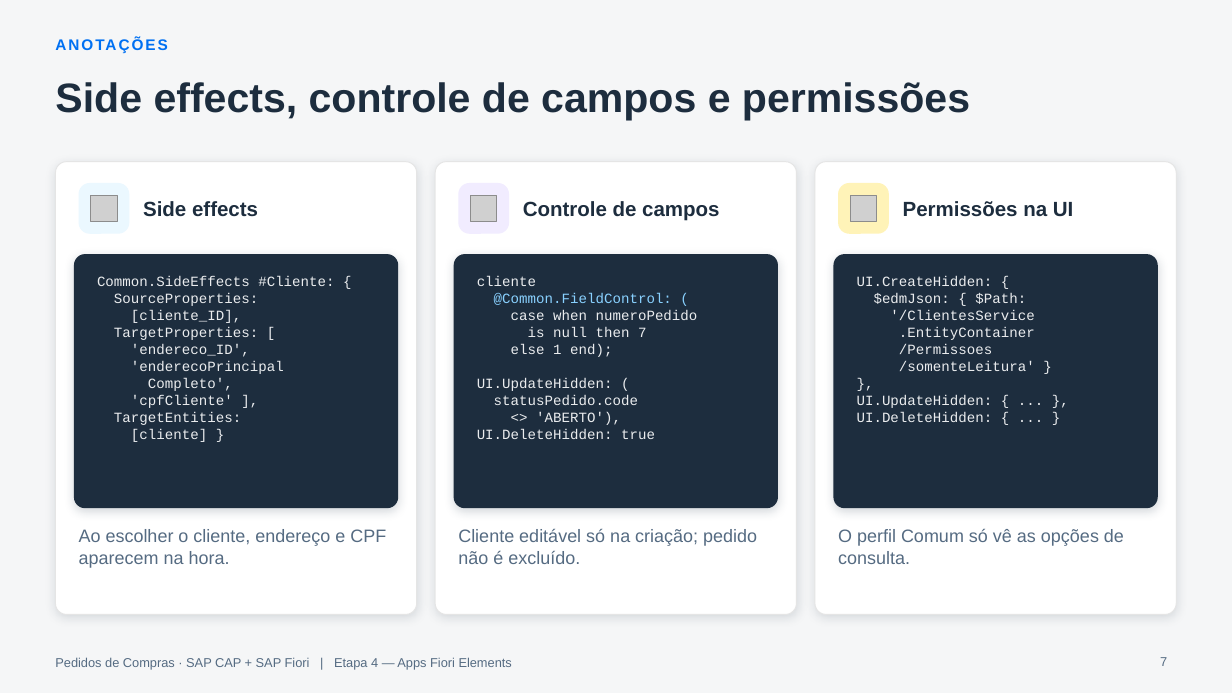
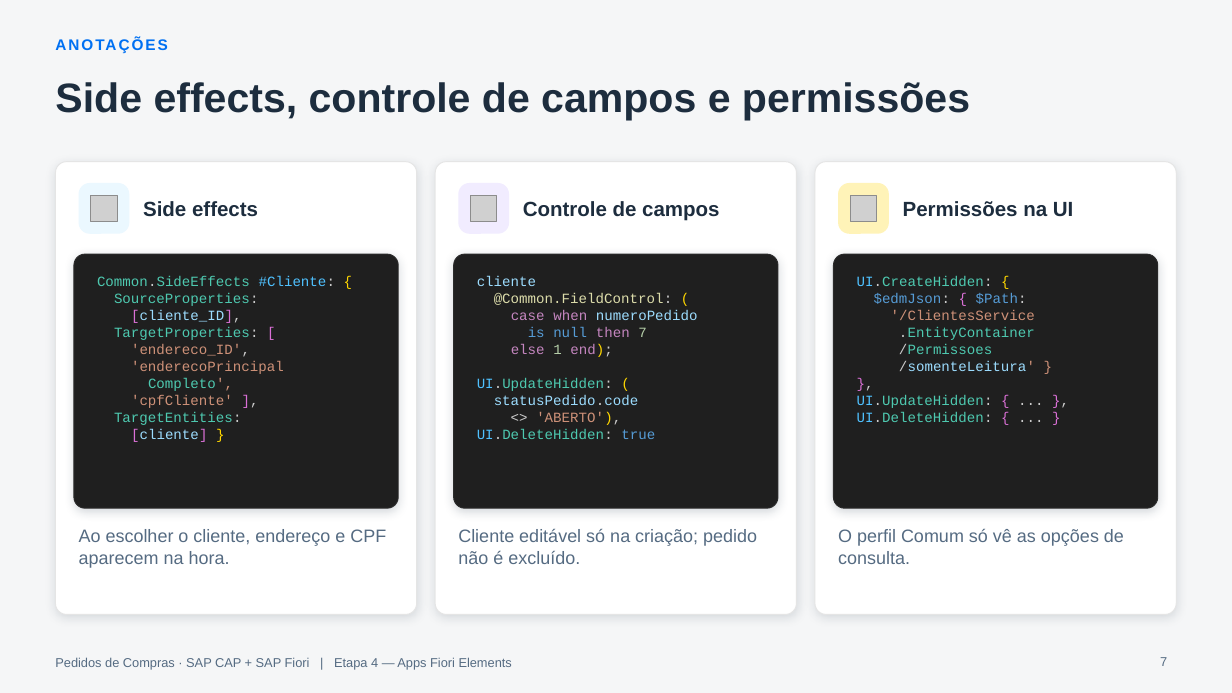
Before and after one commit to AdrianoBispo/sap-cap-nodejs-pedidos-de-compras-app, a slide deck: slide 7 of docs/apresentacoes/04-apps-fiori-elements.pptx. Drawn at 1232x693 pixels with LibreOffice and Linux fonts; fonts in the diff are those of the drawing; grey boxes stand for pictures. Boxes give left, top, right and bottom in pixels: in the first picture for what was removed or moved away, otherwise in the second. Text is boxed around its words. In the diff, an @@ line names an element or a change of style, - is before the commit and + after.

```diff
--- a/docs/apresentacoes/04-apps-fiori-elements.pptx
+++ b/docs/apresentacoes/04-apps-fiori-elements.pptx
@@ fill #1D2D3E to #1F1F1F; outline none to #2B2B2B 0.75 pt in 3 elements at <box>74,254,398,508</box>, <box>454,254,778,508</box>, <box>834,254,1158,508</box> @@
@@ text "Common.SideEffects #Cliente: {" at <box>97,276,335,442</box>: text colour #EAECEE to #4EC9B0 in "Common.SideEffects", "SourceProperties:", "TargetProperties:", "Completo'," and 1 more places; text colour #EAECEE to #CCCCCC in "Common.SideEffects #Cliente:", "SourceProperties:", "[cliente_ID],", "TargetProperties:" and 3 more places; text colour #EAECEE to #4FC1FF in "#Cliente:"; text colour #EAECEE to #FFD700 in "{", "}"; text colour #EAECEE to #DA70D6 in "[cliente_ID],", "[", "],", "[cliente]"; text colour #EAECEE to #9CDCFE in "[cliente_ID],", "[cliente]"; text colour #EAECEE to #CE9178 in "'endereco_ID',", "'enderecoPrincipal", "Completo',", "'cpfCliente'" @@
@@ text "cliente" at <box>477,276,698,439</box>: text colour #EAECEE to #9CDCFE in "cliente", "numeroPedido", "statusPedido.code"; text colour #89D1FF to #DCDCAA, text colour #89D1FF to #CCCCCC in "@Common.FieldControl:"; text colour #89D1FF to #FFD700 in "("; text colour #EAECEE to #C586C0 in "case when", "then", "else end);"; text colour #EAECEE to #569CD6 in "is null", "true"; text colour #EAECEE to #B5CEA8 in "7", "1"; text colour #EAECEE to #FFD700 in "end);", "(", "'ABERTO'),"; text colour #EAECEE to #CCCCCC in "end);", "UI.UpdateHidden:", "statusPedido.code", "<> 'ABERTO')," and 1 more places; text colour #EAECEE to #4FC1FF, text colour #EAECEE to #4EC9B0 in "UI.UpdateHidden:", "UI.DeleteHidden:"; text colour #EAECEE to #CE9178 in "'ABERTO')," @@
@@ text "UI.CreateHidden: {" at <box>857,276,1035,422</box>: text colour #EAECEE to #4FC1FF in "UI.CreateHidden:", "UI.UpdateHidden:", "UI.DeleteHidden:"; text colour #EAECEE to #CCCCCC in "UI.CreateHidden:", "$edmJson: $Path:", ".EntityContainer", "/Permissoes" and 4 more places; text colour #EAECEE to #4EC9B0 in "UI.CreateHidden:", ".EntityContainer", "/Permissoes", "UI.UpdateHidden:" and 1 more places; text colour #EAECEE to #FFD700 in "{"; text colour #EAECEE to #569CD6 in "$edmJson: $Path:"; text colour #EAECEE to #DA70D6 in "{", "},", "{ },", "{ }"; text colour #EAECEE to #CE9178 in "'/ClientesService", "/somenteLeitura' }"; text colour #EAECEE to #9CDCFE in "/somenteLeitura'" @@
```
Also in this commit, not shown: 5 other slides changed, 5 other files.
